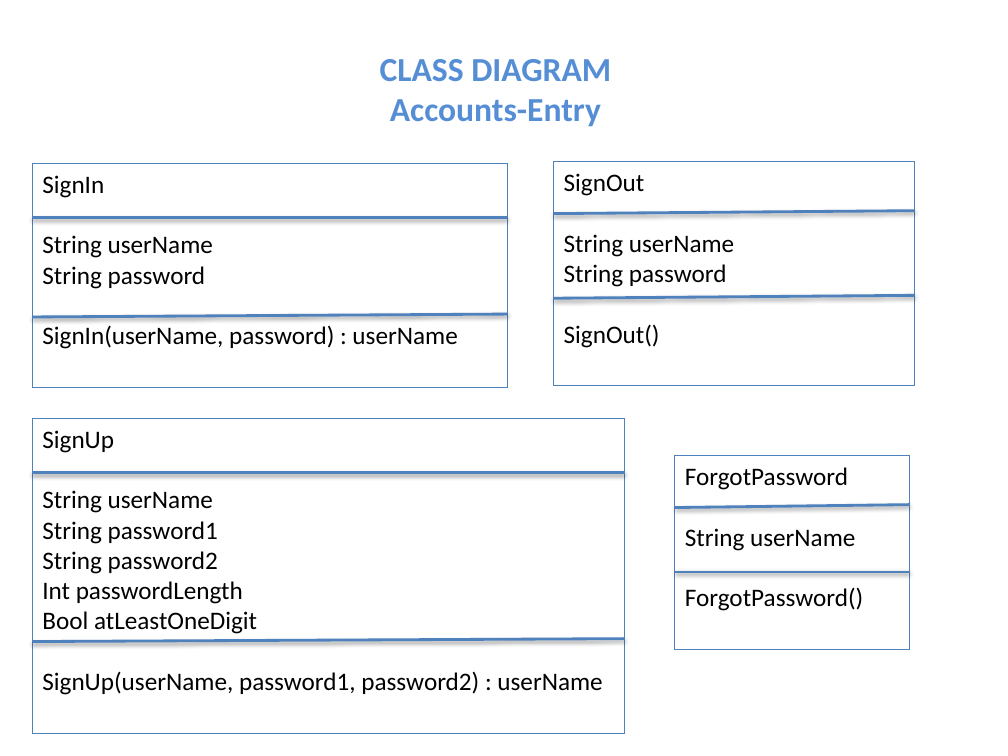
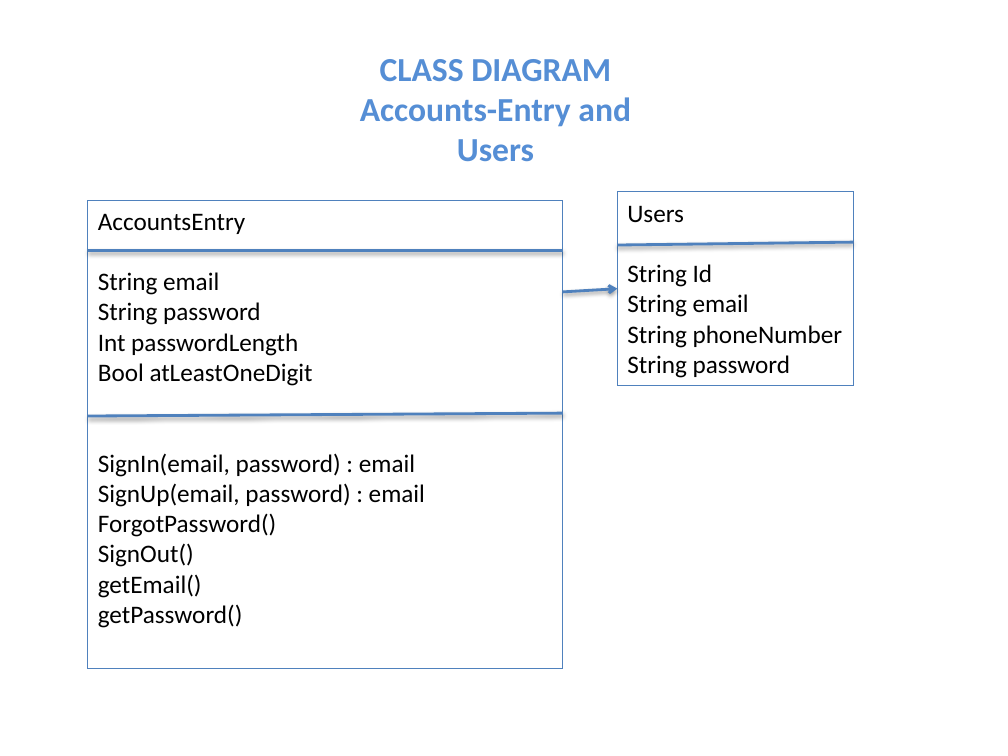
Before and after one commit to niemilkm/csc440-KevinNiemiller, a slide deck: slide 14 of deliverables/iteration2/other/DomainModel_SSD_ClassDiagrams.pptx. Drawn at 1008x756 pixels with LibreOffice and Linux fonts; fonts in the diff are those of the drawing. Boxes give left, top, right and bottom in pixels: in the first picture for what was removed or moved away, otherwise in the second. Text is boxed around its words. In the diff, an @@ line names an element or a change of style, - is before the commit and + after.

```diff
--- a/deliverables/iteration2/other/DomainModel_SSD_ClassDiagrams.pptx
+++ b/deliverables/iteration2/other/DomainModel_SSD_ClassDiagrams.pptx
@@ text at [360, 97, 631, 161]: text changed @@
-Accounts-Entry
+Accounts-Entry and Users
@@ rectangle "AccountsEntry": place and size @@
-rectangle "AccountsEntry" at [32, 163, 507, 387]
+rectangle "AccountsEntry" at [88, 201, 562, 668]
@@ rectangle "Users": place and size @@
-rectangle "Users" at [553, 161, 914, 385]
+rectangle "Users" at [617, 192, 853, 385]
@@ text in rectangle at [627, 205, 843, 348]: text changed @@
-SignOut
-String userName
+Users
+String Id
+String email
+String phoneNumber
@@ text in rectangle at [98, 213, 245, 295]: text changed @@
-SignIn
-String userName
+AccountsEntry
+String email
@@ line moved from (32, 218) - (507, 218) to (88, 251) - (562, 251) @@
@@ line moved from (553, 214) - (914, 211) to (617, 245) - (853, 242) @@
@@ line removed from (553, 298) to (914, 295) @@
@@ arrow added from (562, 292) to (617, 288), #4F81BD 2 pt @@
@@ text in rectangle at [564, 324, 660, 348]: paragraph removed @@
-SignOut()
@@ text in rectangle at [98, 333, 425, 628]: text changed @@
-SignIn(userName, password) : userName
+Int passwordLength
+Bool atLeastOneDigit
+SignIn(email, password) : email
+SignUp(email, password) : email
+ForgotPassword()
+SignOut()
+getEmail()
+getPassword()
@@ rectangle removed at [32, 418, 625, 734] @@
-SignUp
-String userName
-String password1
-String password2
-Int passwordLength
-Bool atLeastOneDigit
-SignUp(userName, password1, password2) : userName
@@ line moved from (32, 317) - (507, 314) to (88, 416) - (562, 413) @@
@@ line removed from (32, 473) to (625, 473) @@
@@ rectangle removed at [675, 456, 910, 649] @@
-ForgotPassword
-String userName
-ForgotPassword()
@@ line removed from (675, 508) to (910, 505) @@
@@ line removed from (675, 572) to (910, 572) @@
@@ line removed from (32, 641) to (625, 639) @@
```
Also in this commit, not shown: 1 other slide changed, 1 slide added, 2 other files.
